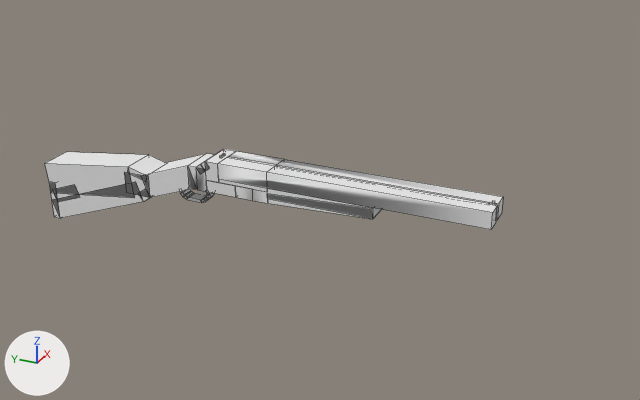
An edit to the OBJ model mccore/src/main/resources/assets/ivv/objmodels/parts/shotgun.obj, drawn before and after from the same camera.
Before and after are seen from a 50 mm camera at (-1.596, -0.904, 0.754) aimed at (0.038, -0.169, -0.063). The lights are fixed; the arrows at lower left show +X, +Y and +Z. Mesh edges are drawn as thin lines on the coarser meshes. Where no turn or scale is listed for an object, it has been applied to the vertices.

Before the edit, the objects in view are built like this:
```python
me_barrel = bpy.data.meshes.new('barrel')
me_barrel.from_pydata(...)  # 78 vertices, 79 faces; spans x -0.041..0.041, y -0.572..0.041, z -0.055..0.023
me_barrel.materials.append(mat_m_0)  # white #e7e7e7
me_cube = bpy.data.meshes.new('cube')
me_cube.from_pydata(...)  # 168 vertices, 155 faces; spans x -0.041..0.041, y 0.0..0.531, z -0.206..0.023
me_cube.materials.append(mat_m_0)  # white #e7e7e7
ob_barrel = bpy.data.objects.new('barrel', me_barrel)
ob_barrel.location = (0.0, 0.0, 0.0)
ob_cube = bpy.data.objects.new('cube', me_cube)
ob_cube.location = (0.0, 0.0, 0.0)
```
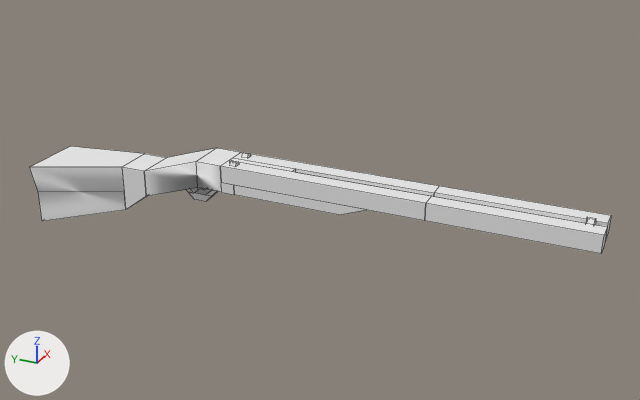
Edits to the bpy script that builds the scene:
```text
Add me_stockmodel:
    me_stockmodel.from_pydata(...)  # 16 vertices, 17 faces; spans x -0.078..0.078, y 0.234..0.547, z -0.203..-0.031
    me_stockmodel.materials.append(mat_m_0)  # white #e7e7e7
Add me_gunmodel:
    me_gunmodel.from_pydata(...)  # 54 vertices, 47 faces; spans x -0.047..0.047, y -0.008..0.234, z -0.094..0.016
    me_gunmodel.materials.append(mat_m_0)  # white #e7e7e7
Add me_breakactionmodel:
    me_breakactionmodel.from_pydata(...)  # 50 vertices, 42 faces; spans x -0.047..0.047, y -0.438..0.031, z -0.047..0.023
    me_breakactionmodel.materials.append(mat_m_0)  # white #e7e7e7
Add me_breakactionextensionmodel:
    me_breakactionextensionmodel.from_pydata(...)  # 32 vertices, 24 faces; spans x -0.047..0.047, y -0.781..-0.43, z -0.023..0.023
    me_breakactionextensionmodel.materials.append(mat_m_0)  # white #e7e7e7
Remove ob_barrel:
    ob_barrel = bpy.data.objects.new('barrel', me_barrel)
    ob_barrel.location = (0.0, 0.0, 0.0)
Remove ob_cube:
    ob_cube = bpy.data.objects.new('cube', me_cube)
    ob_cube.location = (0.0, 0.0, 0.0)
Add ob_stockmodel:
    ob_stockmodel = bpy.data.objects.new('stockModel', me_stockmodel)
    ob_stockmodel.location = (0.0, 0.0, 0.0)
Add ob_gunmodel:
    ob_gunmodel = bpy.data.objects.new('gunModel', me_gunmodel)
    ob_gunmodel.location = (0.0, 0.0, 0.0)
Add ob_breakactionmodel:
    ob_breakactionmodel = bpy.data.objects.new('breakActionModel', me_breakactionmodel)
    ob_breakactionmodel.location = (0.0, 0.0, 0.0)
Add ob_breakactionextensionmodel:
    ob_breakactionextensionmodel = bpy.data.objects.new('breakActionExtensionModel', me_breakactionextensionmodel)
    ob_breakactionextensionmodel.location = (0.0, 0.0, 0.0)
```

What differs and where, as boxes (x1, y1, x2, y2) in the pictures (640 x 400 px):
'barrel', deleted: before (218, 151, 503, 230)
'cube', deleted: before (45, 149, 236, 218)
'breakActionModel', added: after (220, 152, 439, 221)
'stockModel', added: after (29, 146, 167, 221)
'breakActionExtensionModel', added: after (425, 186, 611, 254)
'gunModel', added: after (144, 148, 241, 201)
